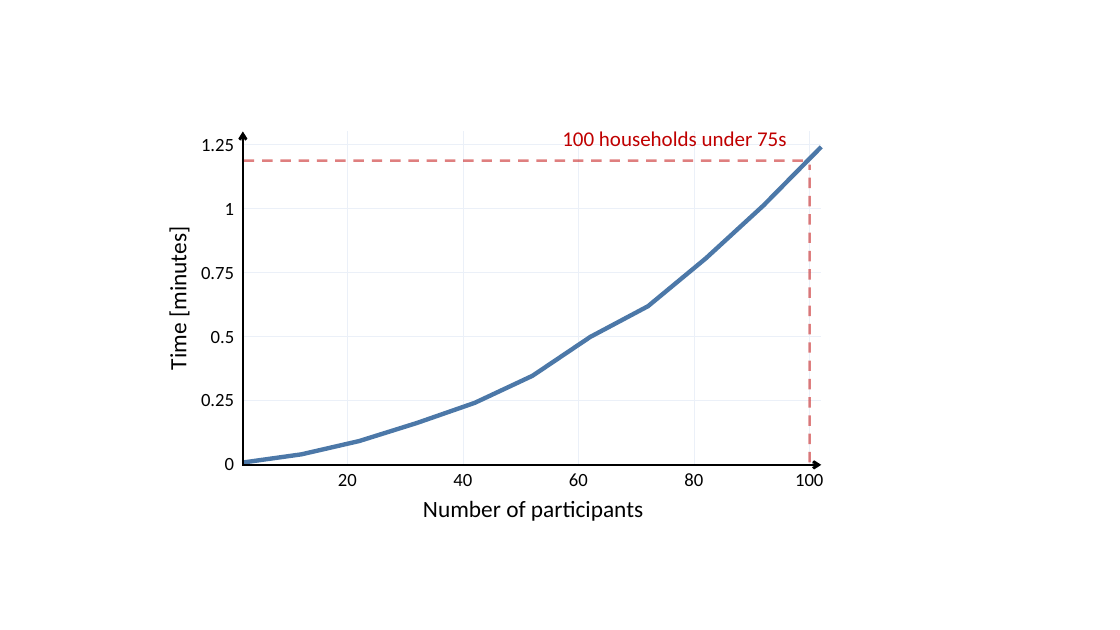
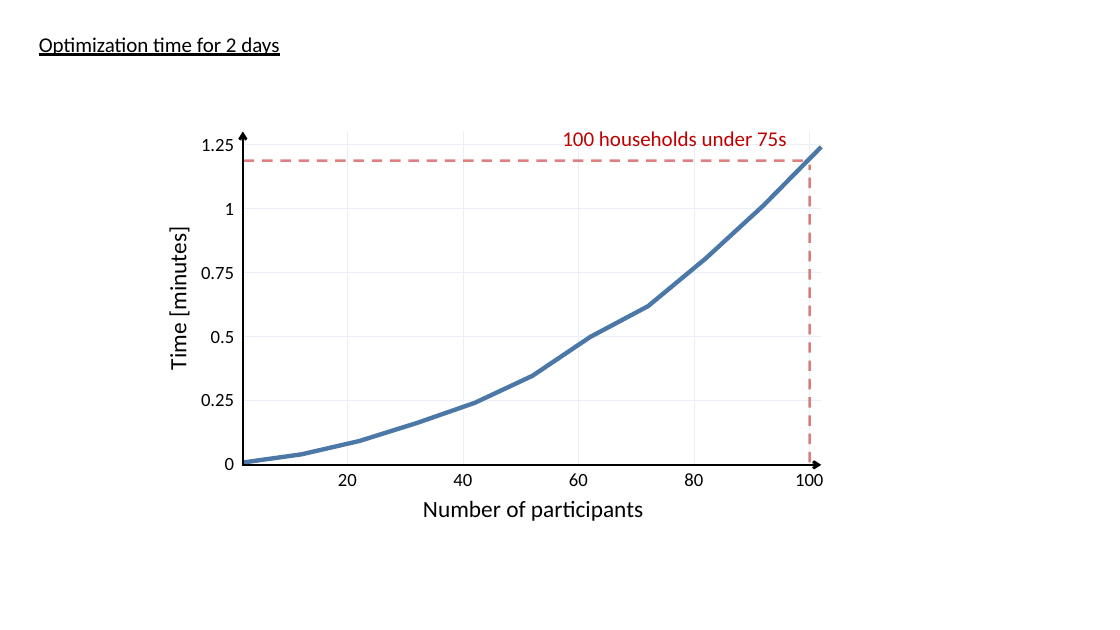
Before and after one commit to Jonathan56/supplementary_thesis, a slide deck: slide 53 of figures.pptx. Drawn at 1120x630 pixels with LibreOffice and Linux fonts; fonts in the diff are those of the drawing. Boxes give left, top, right and bottom in pixels: in the first picture for what was removed or moved away, otherwise in the second. Text is boxed around its words. In the diff, an @@ line names an element or a change of style, - is before the commit and + after.

```diff
--- a/figures.pptx
+++ b/figures.pptx
@@ text added at (x1=39, y1=37, x2=279, y2=56), 18 pt, text #000000, underline @@
+Optimization time for 2 days
```
Also in this commit, not shown: 9 other slides changed, 13 slides added, 6 slides removed, 19 other files.
